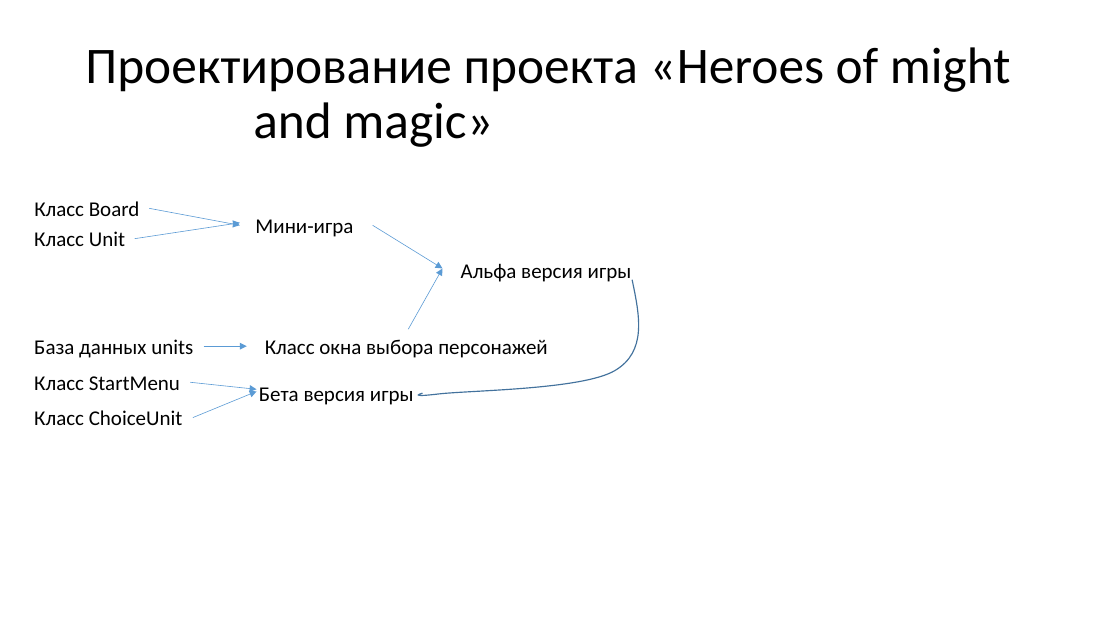
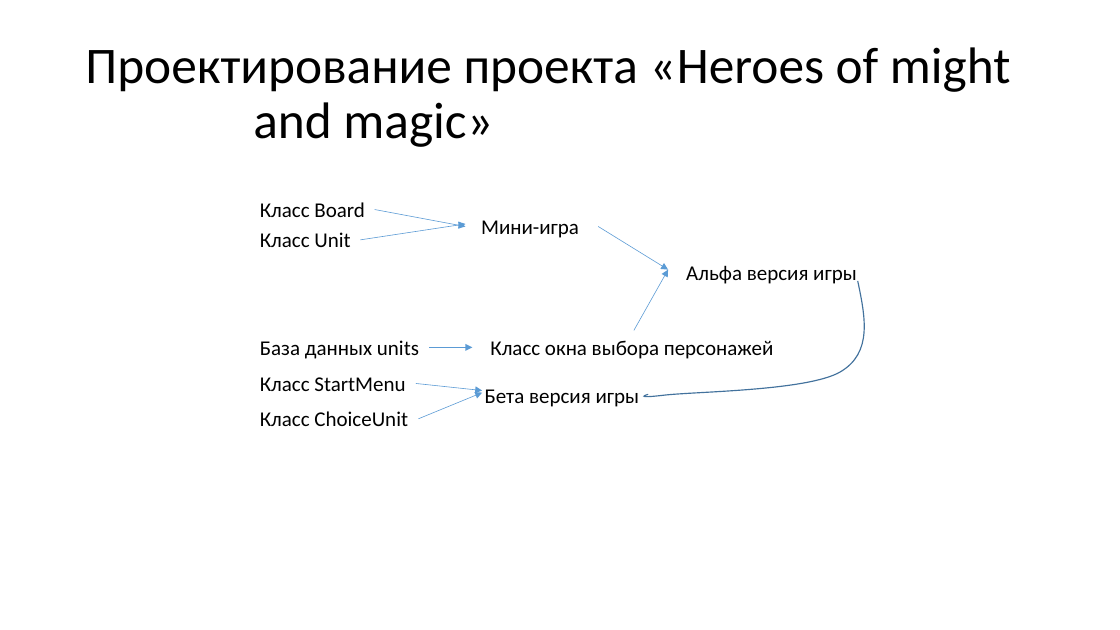
Before and after one commit to night0hunter/heroes_of_might_and_magic_pygame, a slide deck: slide 1 of Проектирование проекта «Heroes of might.pptx. Drawn at 1120x630 pixels with LibreOffice and Linux fonts; fonts in the diff are those of the drawing. Boxes give left, top, right and bottom in pixels: in the first picture for what was removed or moved away, otherwise in the second. Text is boxed around its words. In the diff, an @@ line names an element or a change of style, - is before the commit and + after.

```diff
--- a/Проектирование проекта «Heroes of might.pptx
+++ b/Проектирование проекта «Heroes of might.pptx
@@ 9 texts, 7 arrows, 1 freeform shape: place and size @@
-9 texts, 7 arrows, 1 freeform shape at <box>34,201,639,425</box>
+9 texts, 7 arrows, 1 freeform shape at <box>260,202,865,426</box>
```
Also in this commit, not shown: 1 other file.
